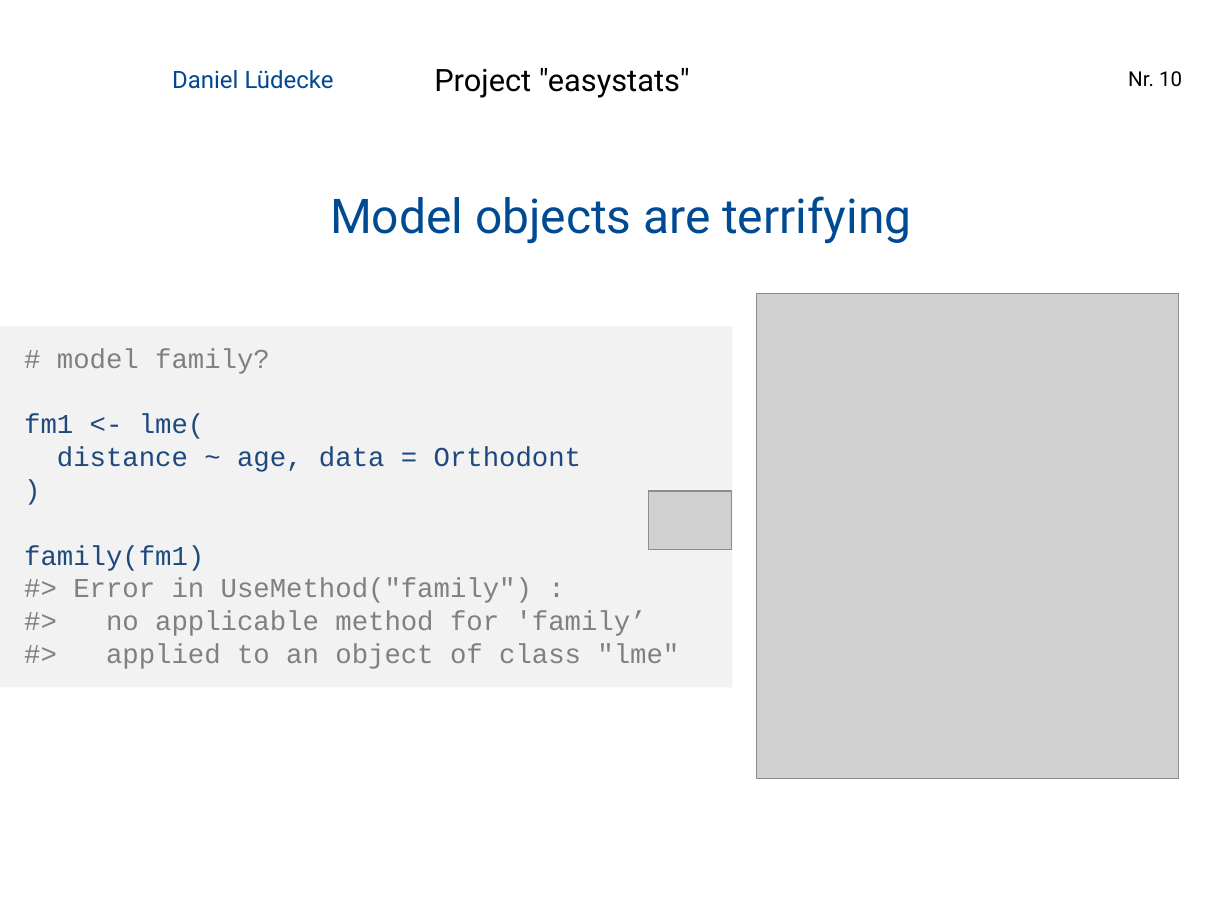
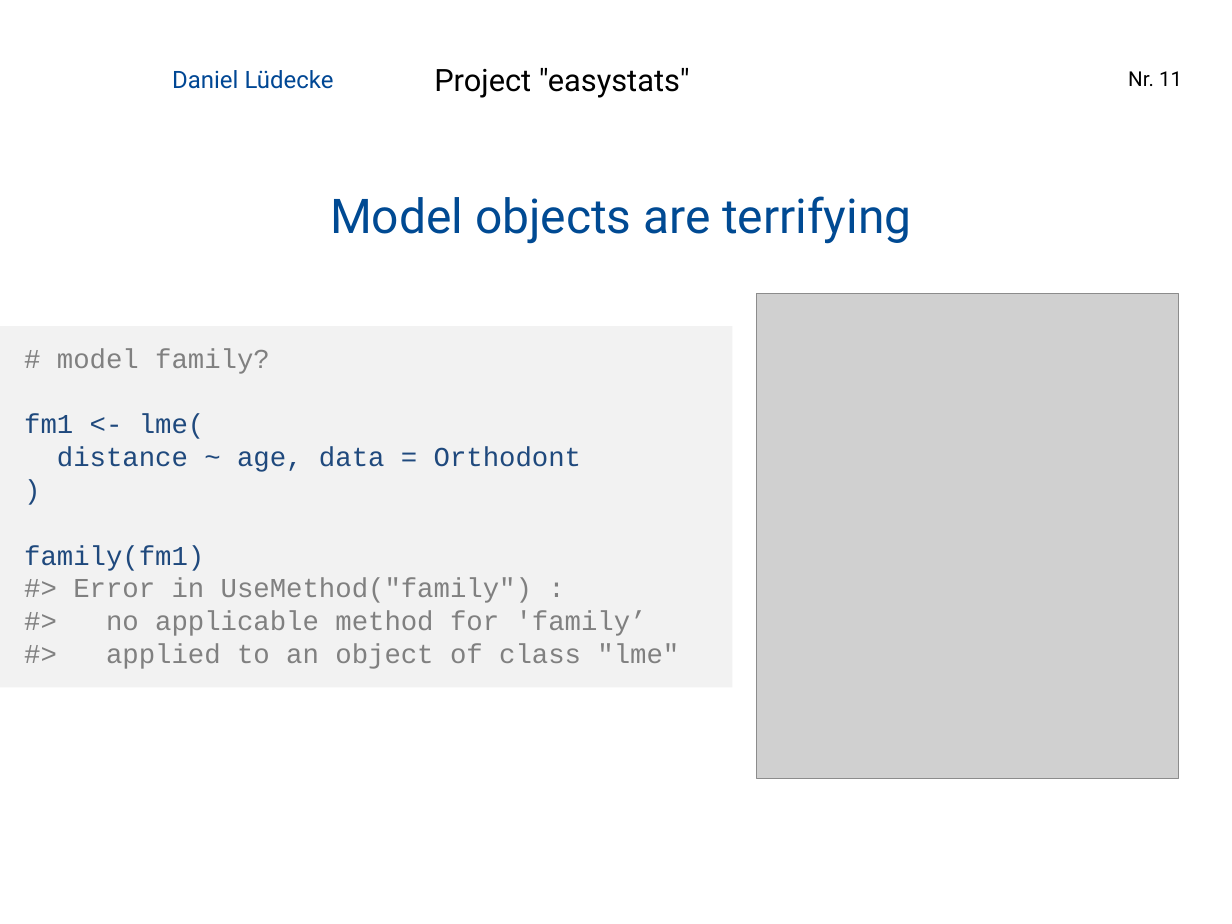
Before and after one commit to easystats/easystats, a slide deck: slide 11 of presentations/2019-02_Hamburg_RUG/1902 Hamburg RUG easystats.pptx (slide 10 before the commit). Drawn at 1232x924 pixels with LibreOffice and Linux fonts; fonts in the diff are those of the drawing; grey boxes stand for pictures; background and template pictures are left out. Boxes give left, top, right and bottom in pixels: in the first picture for what was removed or moved away, otherwise in the second. Text is boxed around its words. In the diff, an @@ line names an element or a change of style, - is before the commit and + after.

```diff
--- a/presentations/2019-02_Hamburg_RUG/1902 Hamburg RUG easystats.pptx
+++ b/presentations/2019-02_Hamburg_RUG/1902 Hamburg RUG easystats.pptx
@@ page number at [1128,71,1182,86]: text changed @@
-Nr. 10
+Nr. 11
@@ picture removed at [648,492,731,549] @@
```
Also in this commit, not shown: 4 other slides changed, 4 slides added, 1 other file.
